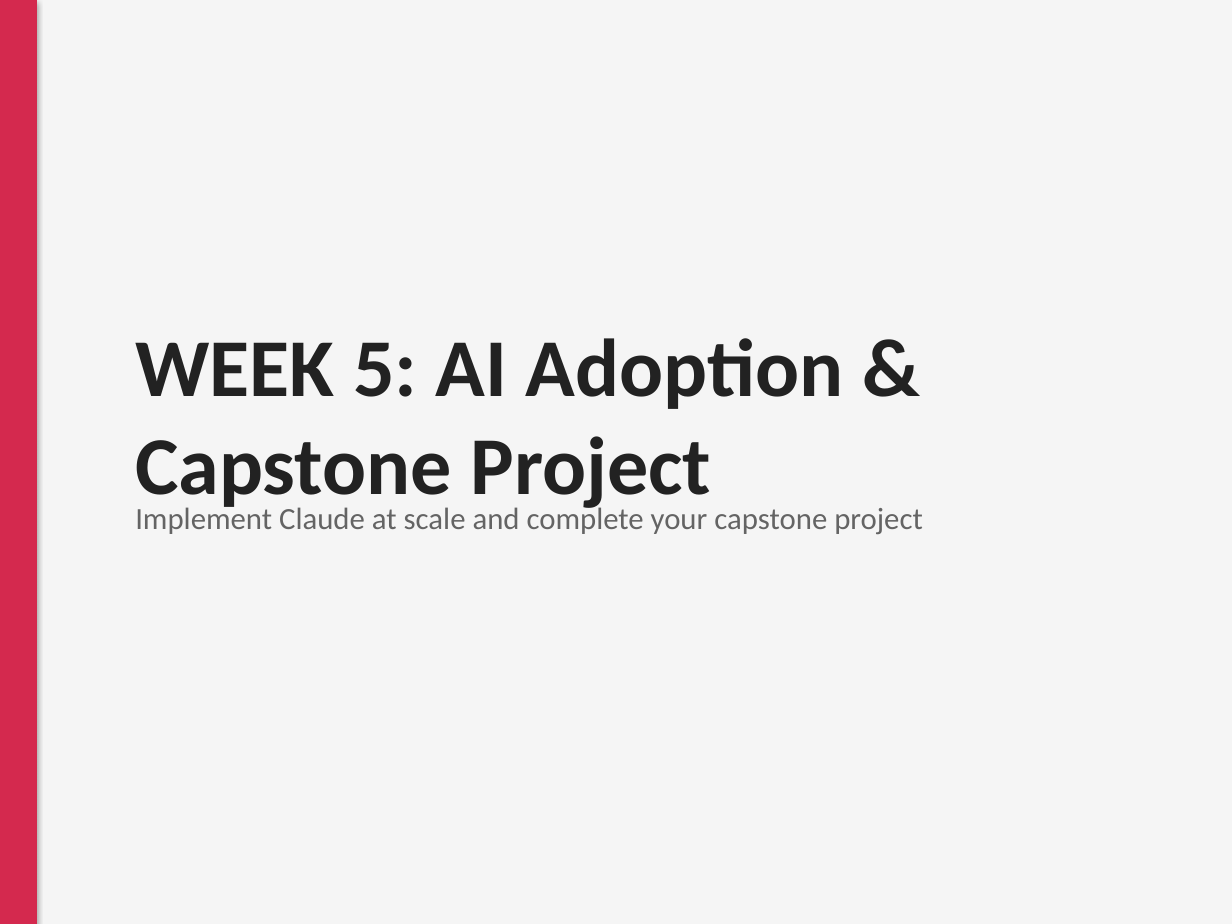
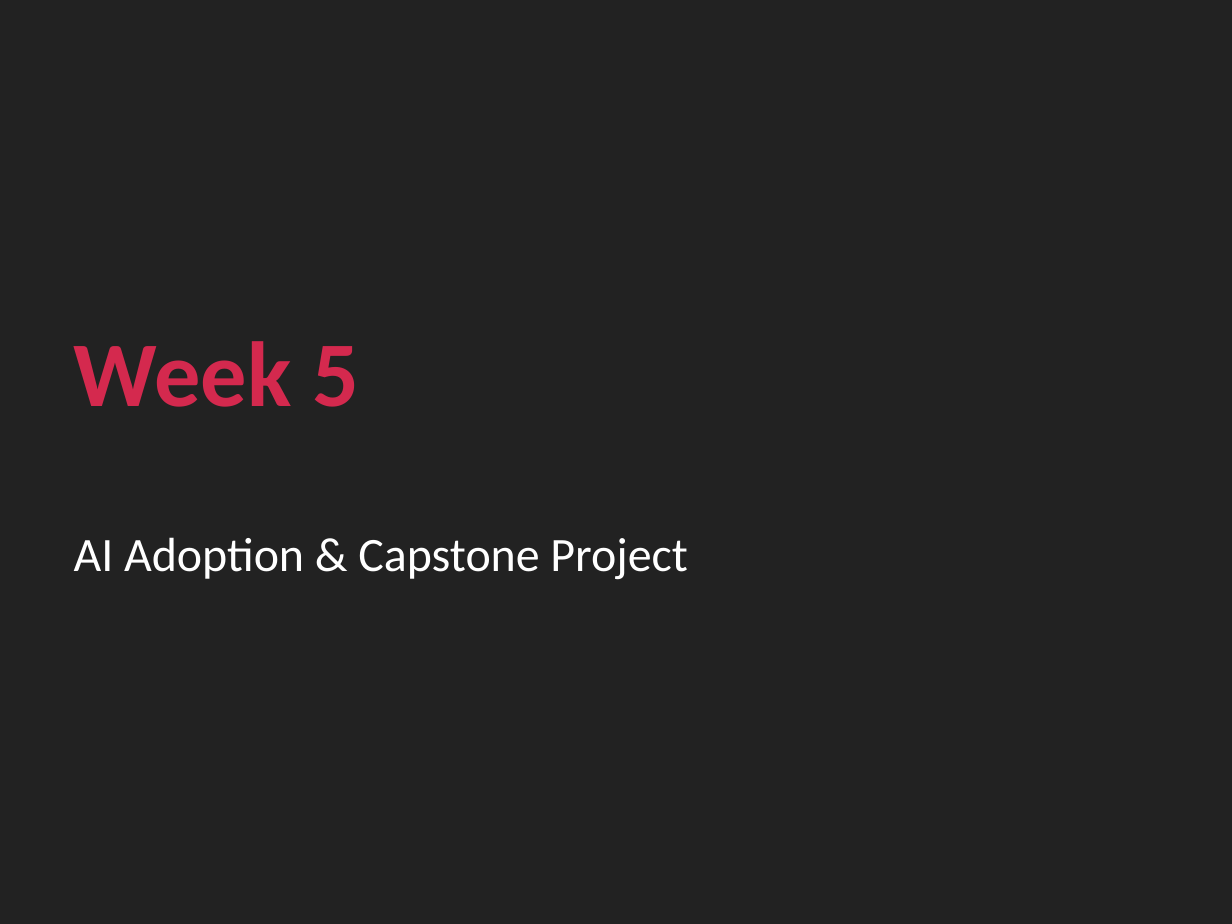
Before and after one commit to biswajitdas793-del/Self, a slide deck: slide 79 of training-program/presentation/Claude_AI_Training_Program.pptx (slide 91 before the commit). Drawn at 1232x924 pixels with LibreOffice and Linux fonts; fonts in the diff are those of the drawing. Boxes give left, top, right and bottom in pixels: in the first picture for what was removed or moved away, otherwise in the second. Text is boxed around its words. In the diff, an @@ line names an element or a change of style, - is before the commit and + after.

```diff
--- a/training-program/presentation/Claude_AI_Training_Program.pptx
+++ b/training-program/presentation/Claude_AI_Training_Program.pptx
@@ background #F5F5F5 to #222222 @@
@@ rectangle removed at (0,0,37,924) @@
@@ text added at (74,341,359,407), 54 pt, text #D4294E, bold @@
+Week 5
@@ text removed at (135,503,923,534) @@
-Implement Claude at scale and complete your capstone project
@@ text at (74,537,687,580): text changed; size 48 to 28 pt; text colour #222222 to #FFFFFF; bold off @@
-WEEK 5: AI Adoption & Capstone Project
+AI Adoption & Capstone Project
```
Also in this commit, not shown: 5 other slides changed, 92 slides added, 111 slides removed, 1 other file.
